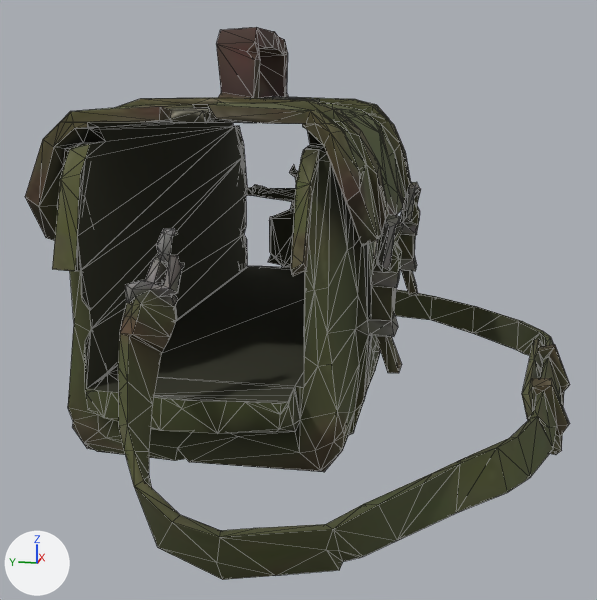
Renders of the glTF model export/parts/medical_kit_polevoy.glb from each side of a commit.
Before and after are seen from a 50 mm lens placed at (-0.538, -0.078, 0.208), pointed at (-0.017, 0.027, 0.077). The lights are fixed; the arrows at lower left show +X, +Y and +Z. The first picture is the older version. Mesh edges are drawn as thin lines. Vertices at exactly the same position are counted once.

Objects in the first picture: 'body', 'flap'.
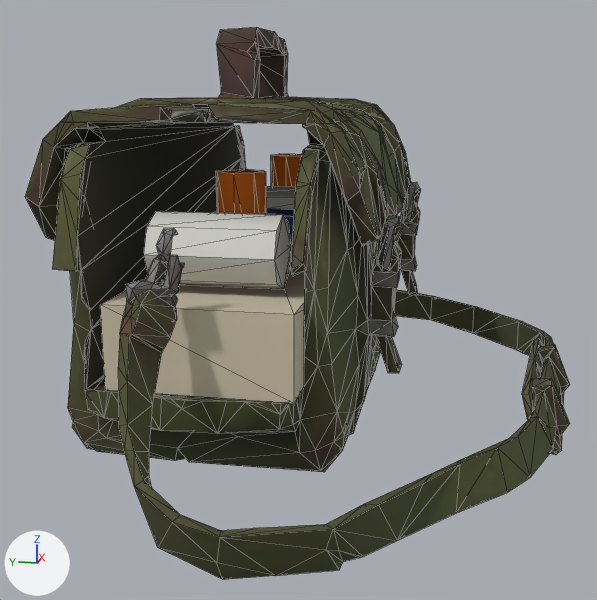
Location of each change, [x1, y1, x2, y2] in pixels of the pictures (597 x 600 px):
part 1 of me_body, added (beige): after [100, 265, 305, 404]
part 2 of me_body, added: after [144, 211, 291, 289]
part 3 of me_body, added: after [266, 186, 296, 209]
part 4 of me_body, added (orange): after [216, 169, 266, 214]
part 5 of me_body, added (orange): after [271, 154, 302, 186]
part 6 of me_body, added (mostly hidden): after [213, 209, 295, 265]

Diff of the bpy script that builds the scene:
```diff
--- a/export/parts/medical_kit_polevoy.glb.py
+++ b/export/parts/medical_kit_polevoy.glb.py
@@ me_body @@
-me_body.from_pydata(...)  # 1375 vertices, 2833 faces; spans x -0.243..0.244, y -0.158..0.157, z 0.0..0.195
+me_body.from_pydata(...)  # 1463 vertices, 2981 faces; spans x -0.243..0.244, y -0.158..0.157, z 0.0..0.195
+# me_body part 1: a new loose piece, a box spanning x -0.16..0.16, y 0.0..0.1, z 0.06..0.105, in mat_medical_kit_polevoy_decor_paper (beige #cdc3aa)
+# me_body part 2: a new loose piece, an 8-sided cylinder along y spanning x -0.137..-0.097, y 0.015..0.085, z 0.107..0.147, in mat_medical_kit_polevoy_decor_white (light grey #dadad2)
+# me_body part 3: a new loose piece, an 8-sided cylinder along y spanning x 0.003..0.043, y 0.015..0.085, z 0.107..0.147, in mat_medical_kit_polevoy_decor_white (light grey #dadad2)
+# me_body part 4: a new loose piece, an 8-sided cylinder along z spanning x -0.085..-0.055, y 0.035..0.065, z 0.105..0.166, in mat_medical_kit_polevoy_decor_orange (orange #e67313)
+# me_body part 5: a new loose piece, an 8-sided cylinder along z spanning x 0.055..0.085, y 0.035..0.065, z 0.105..0.166, in mat_medical_kit_polevoy_decor_orange (orange #e67313)
+# me_body part 6: a new loose piece, a box spanning x -0.041..-0.006, y 0.02..0.08, z 0.105..0.135, in mat_medical_kit_polevoy_decor_blue (blue #2a4b8d)
+# other edits to the shape of me_body do not show in these pictures
 me_body.materials.append(mat_tripo_mat_cb41102e_79d9_45a0_a1c2_5648b3febabd)
 me_body.materials.append(mat_medical_kit_polevoy_inside)
+me_body.materials.append(mat_medical_kit_polevoy_decor_paper)  # beige #cdc3aa
+me_body.materials.append(mat_medical_kit_polevoy_decor_white)  # light grey #dadad2
+me_body.materials.append(mat_medical_kit_polevoy_decor_orange)  # orange #e67313
+me_body.materials.append(mat_medical_kit_polevoy_decor_blue)  # blue #2a4b8d
+me_body.materials.append(mat_medical_kit_polevoy_decor_red)  # red #b42118
```
